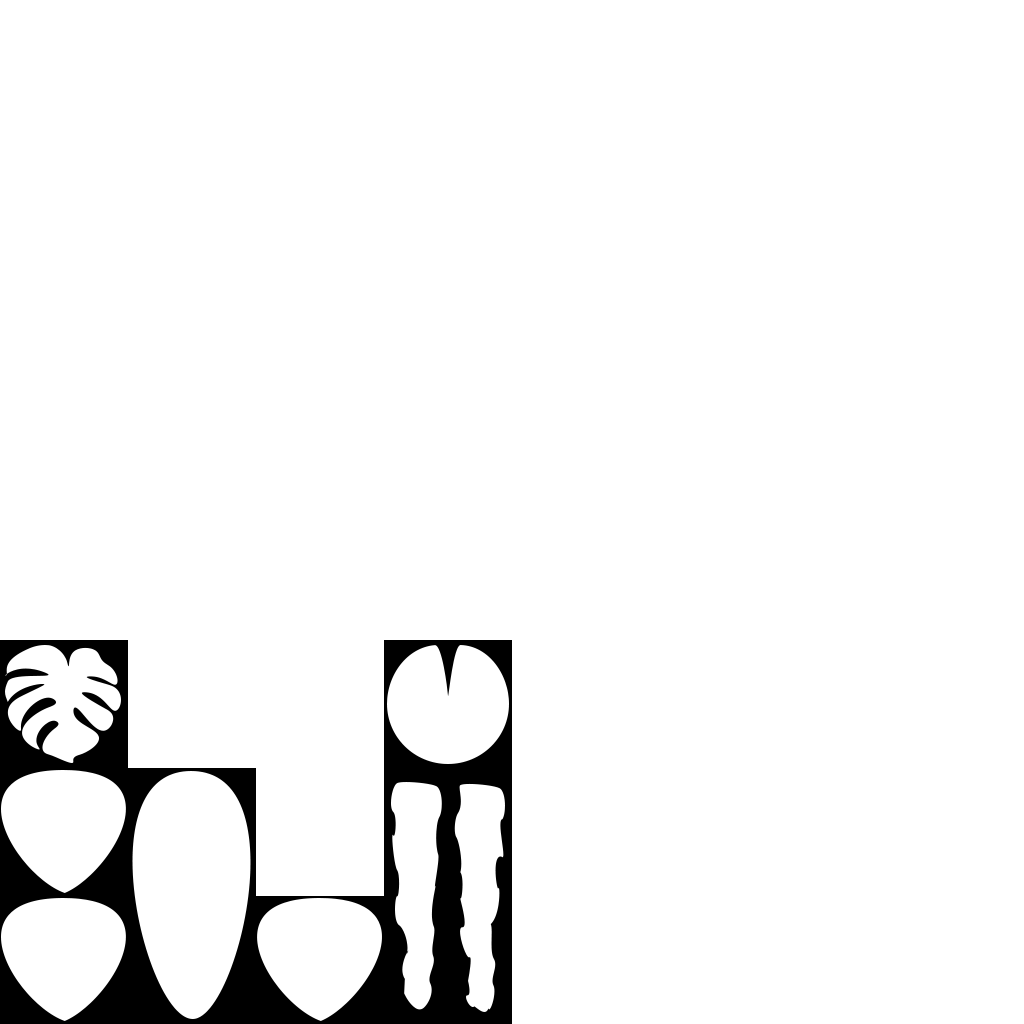
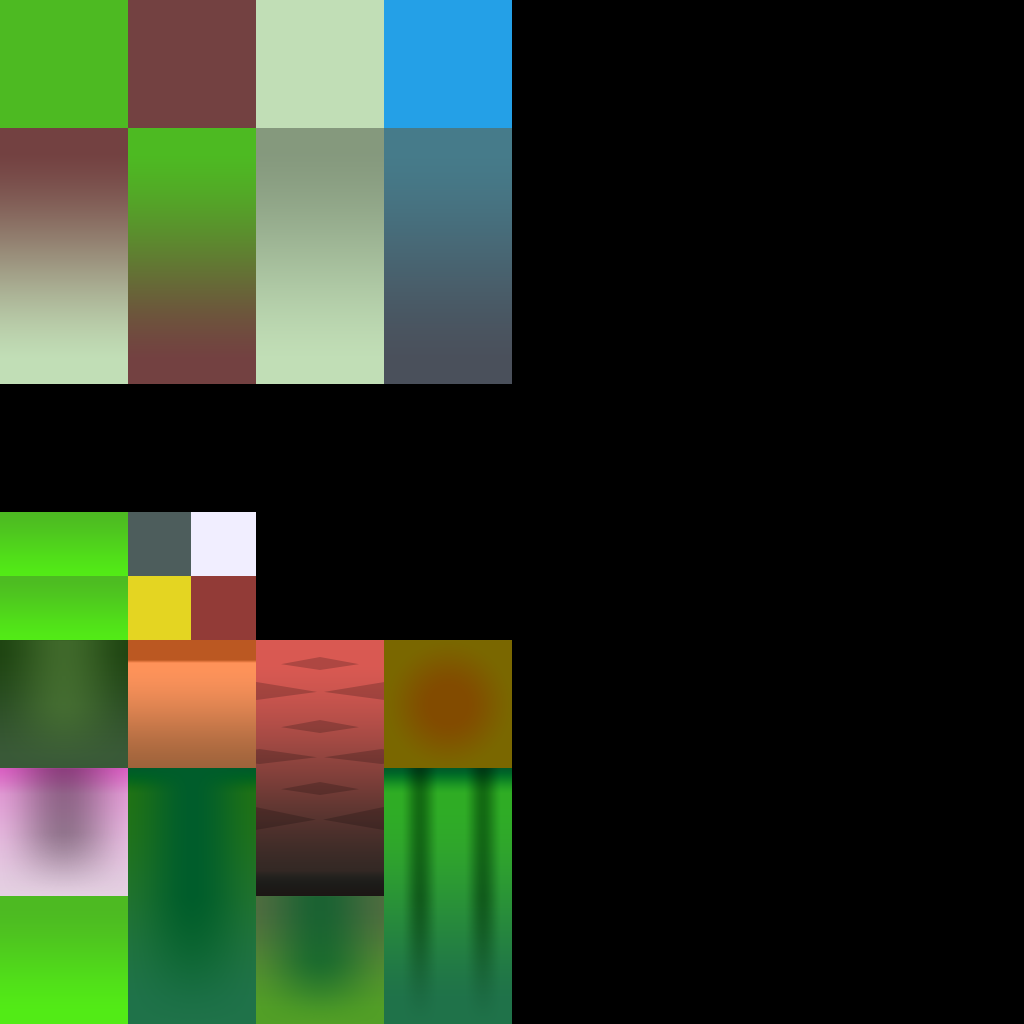
Comparing the layer stacks of the two 1024×1024 images. Changes:
hid group "ClipMask" (21 layers) over [left=0, top=0, right=1024, bottom=1024]
painted on "Forme 4" over [left=71, top=648, right=114, bottom=736]
painted on "Rectangle 1" over [left=1, top=514, right=382, bottom=1019]
painted on "Mask_Actif" over [left=0, top=512, right=256, bottom=640]
added layer "Fond 4" in group "diffuse" over [left=191, top=576, right=256, bottom=640]
added layer "Fond 3" in group "diffuse" over [left=128, top=576, right=192, bottom=640]
added layer "Fond 2" in group "diffuse" over [left=191, top=512, right=256, bottom=576]
added layer "Fond 1" in group "diffuse" over [left=128, top=512, right=192, bottom=576]
added layer "Fond en dégradé 1 copie" in group "diffuse" over [left=0, top=576, right=128, bottom=640]
added layer "Fond en dégradé 1" in group "diffuse" over [left=0, top=512, right=128, bottom=576]
added layer "Chemin_Dégradé copie" in group "diffuse" over [left=384, top=128, right=512, bottom=384]
